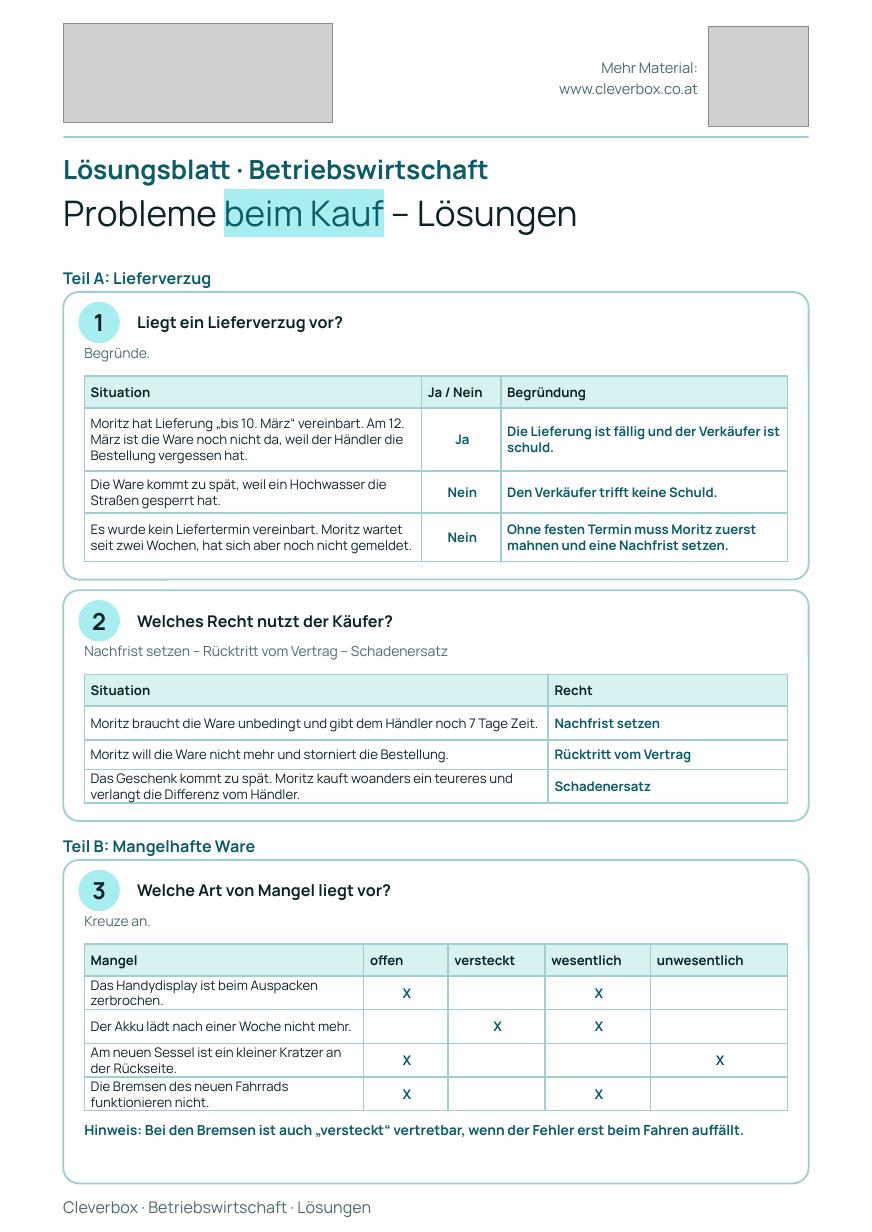
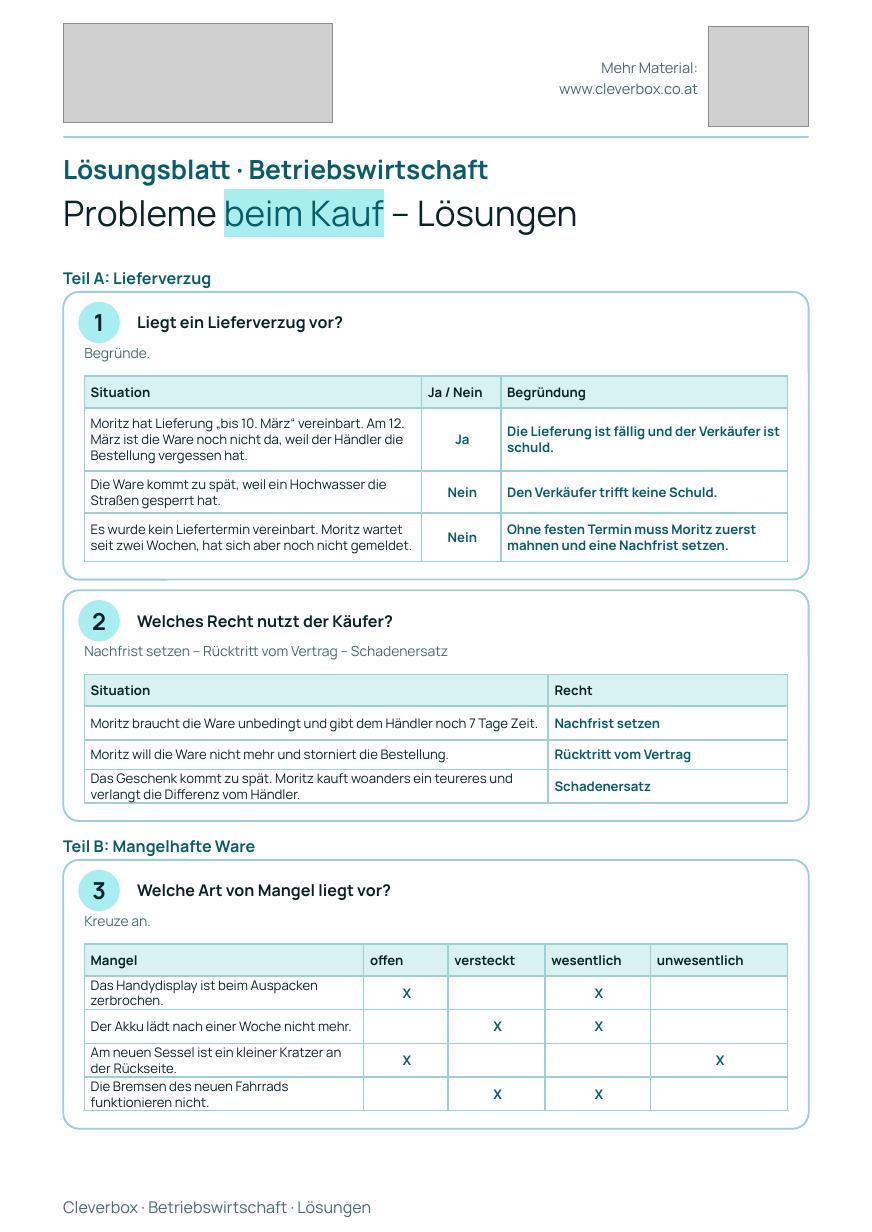
Before and after one commit to arminheske/claudecloud, a slide deck: slide 1 of videoslides/arbeitsblatt-probleme-kauf-loesungen-a4.pptx. Drawn at 872x1232 pixels with LibreOffice and Linux fonts; fonts in the diff are those of the drawing; grey boxes stand for pictures. Boxes give left, top, right and bottom in pixels: in the first picture for what was removed or moved away, otherwise in the second. Text is boxed around its words. In the diff, an @@ line names an element or a change of style, - is before the commit and + after.

```diff
--- a/videoslides/arbeitsblatt-probleme-kauf-loesungen-a4.pptx
+++ b/videoslides/arbeitsblatt-probleme-kauf-loesungen-a4.pptx
@@ rounded rectangle: place and size @@
-rounded rectangle at bbox=[63, 860, 809, 1184]
+rounded rectangle at bbox=[63, 860, 809, 1129]
@@ rounded rectangle at bbox=[63, 860, 809, 1129]: proportions changed @@
@@ text "X": place and size @@
-text "X" at bbox=[403, 1089, 412, 1099]
+text "X" at bbox=[493, 1089, 502, 1099]
@@ text removed at bbox=[84, 1124, 744, 1137] @@
-Hinweis: Bei den Bremsen ist auch „versteckt“ vertretbar, wenn der Fehler erst beim Fahren auffällt.
```
Also in this commit, not shown: 4 other files.
